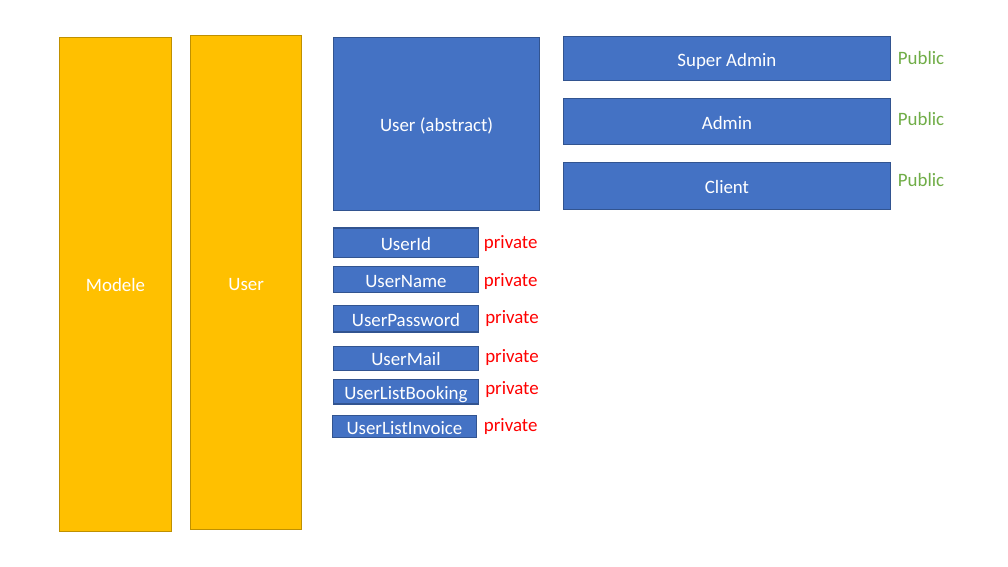
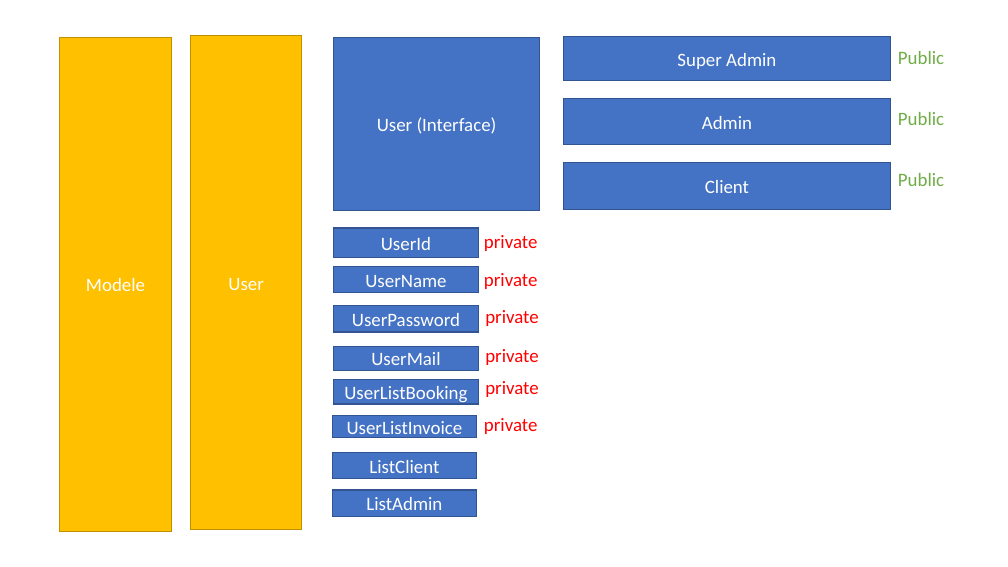
Before and after one commit to tcatonet/AL, a slide deck: slide 10 of projet AL.pptx. Drawn at 1008x567 pixels with LibreOffice and Linux fonts; fonts in the diff are those of the drawing. Boxes give left, top, right and bottom in pixels: in the first picture for what was removed or moved away, otherwise in the second. Text is boxed around its words. In the diff, an @@ line names an element or a change of style, - is before the commit and + after.

```diff
--- a/projet AL.pptx
+++ b/projet AL.pptx
@@ text in rectangle at box(377, 117, 497, 134): text changed @@
-User (abstract)
+User (Interface)
@@ rectangle added at box(333, 453, 477, 479), fill #4472C4, outline #325491 1 pt, 18 pt, text #FFFFFF @@
+ListClient
@@ rectangle added at box(333, 490, 477, 516), fill #4472C4, outline #325491 1 pt, 18 pt, text #FFFFFF @@
+ListAdmin
```
Also in this commit, not shown: 11 other slides changed, 5 slides added, 1 slide removed, 1 other file.
